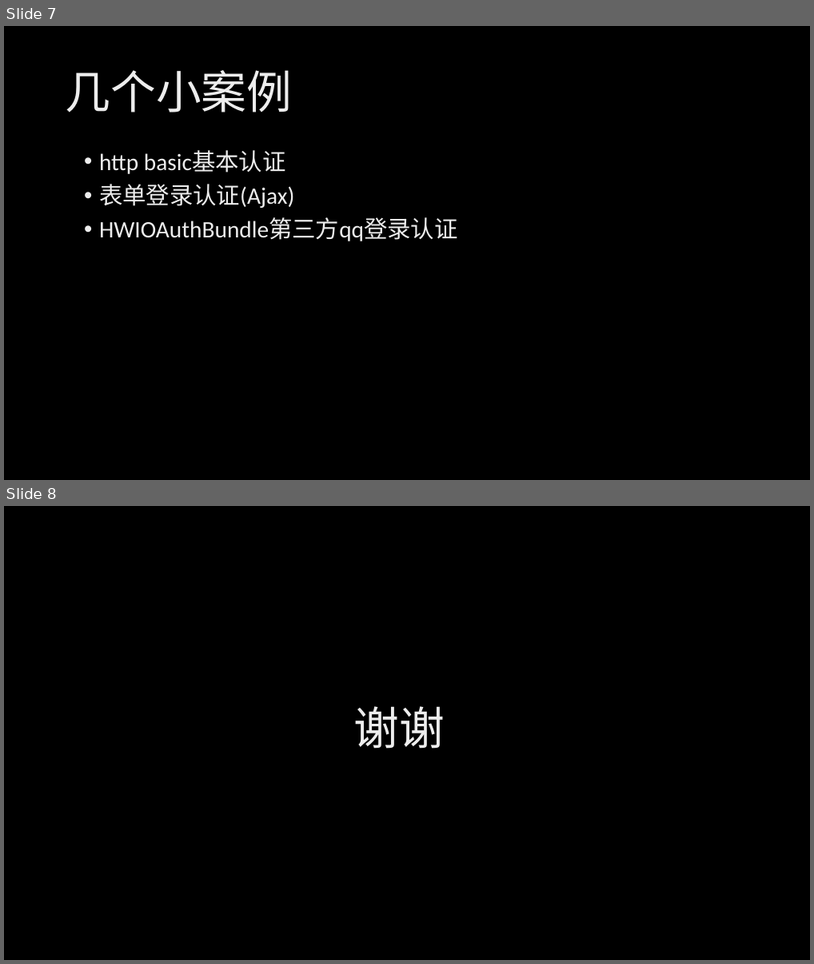
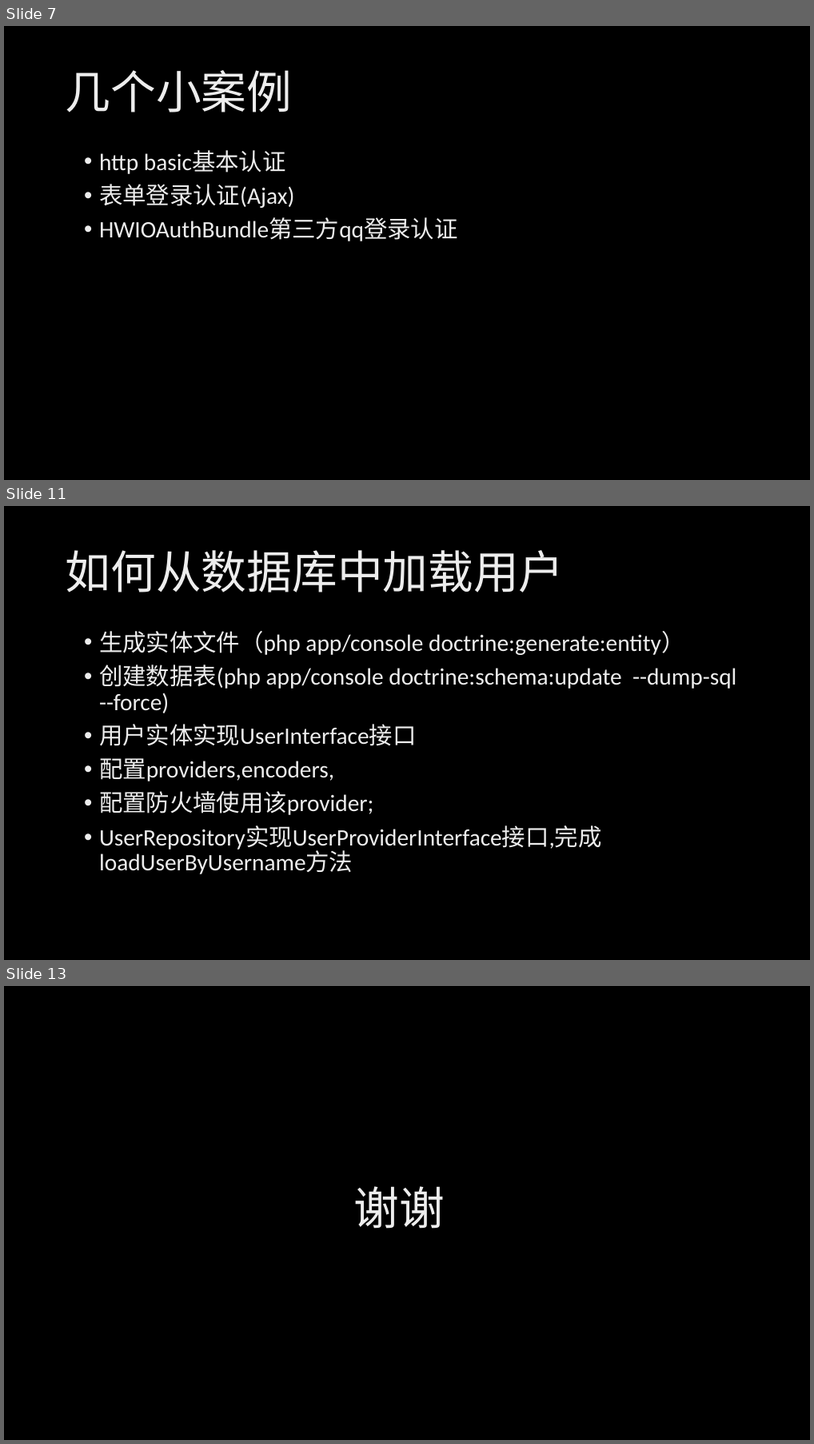
Before and after one commit to TuringTD/symfony2--, a slide deck: symfony登陆.pptx. Shown one above the other, each under a label of ours: slides 7 and 8 before the commit, slides 7, 11 and 13 after it; the slides between them are not shown. The pictures are 814x964 and 814x1444 pixels, drawn with LibreOffice and Linux fonts; fonts in the diff are those of the drawing; background and template pictures are left out. Boxes give left, top, right and bottom in pixels: in the first picture for what was removed or moved away, otherwise in the second. Text is boxed around its words. In the diff, an @@ line names an element or a change of style, - is before the commit and + after.

```diff
--- a/symfony登陆.pptx
+++ b/symfony登陆.pptx
@@ slide 11 added at box(4, 506, 810, 960), background picture (left out) @@
@@ title added at box(66, 550, 565, 592), 54 pt, text gradient #BFBFBF to #EDEDED to #FFFFFF @@
+如何从数据库中加载用户
@@ text added at box(99, 631, 737, 874), 28 pt, text gradient #BFBFBF to #EDEDED to #FFFFFF @@
+• 生成实体文件（php app/console doctrine:generate:entity）
+• 创建数据表(php app/console doctrine:schema:update --dump-sql --force)
+• 用户实体实现UserInterface接口
+• 配置providers,encoders,
+• 配置防火墙使用该provider;
+• UserRepository实现UserProviderInterface接口,完成loadUserByUsername方法
@@ what was slide 8 is now slide 13 @@
```
Also in this commit, not shown: 2 slides changed, 4 other slides added.
